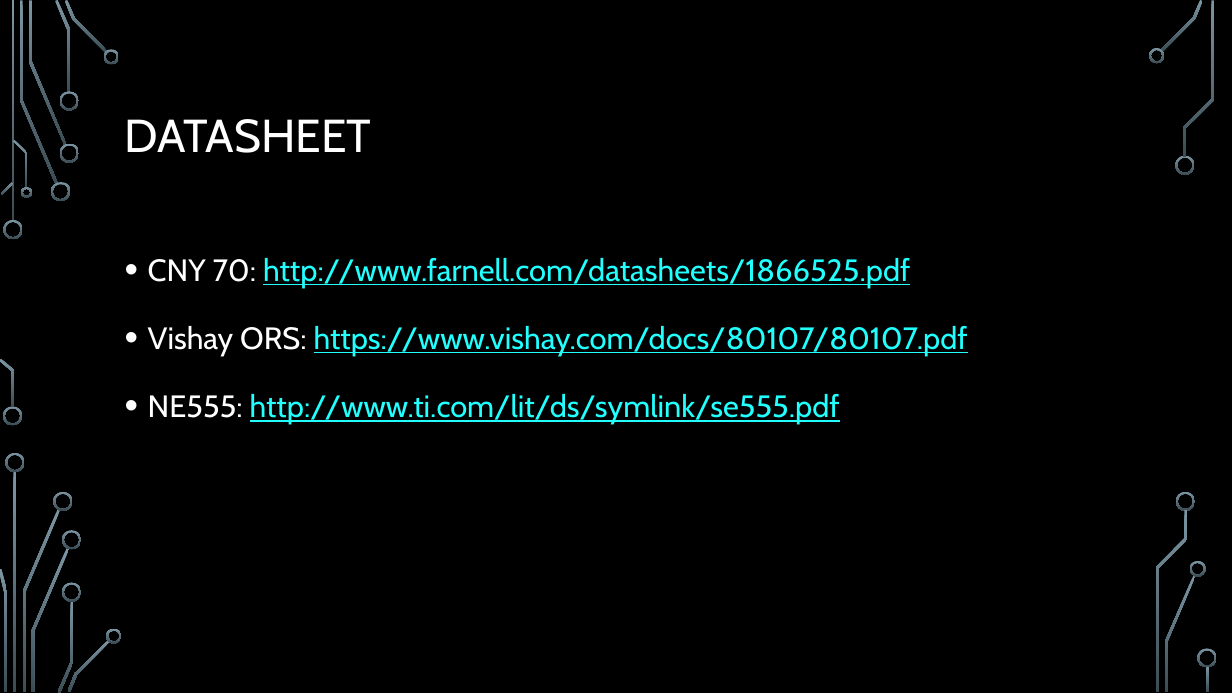
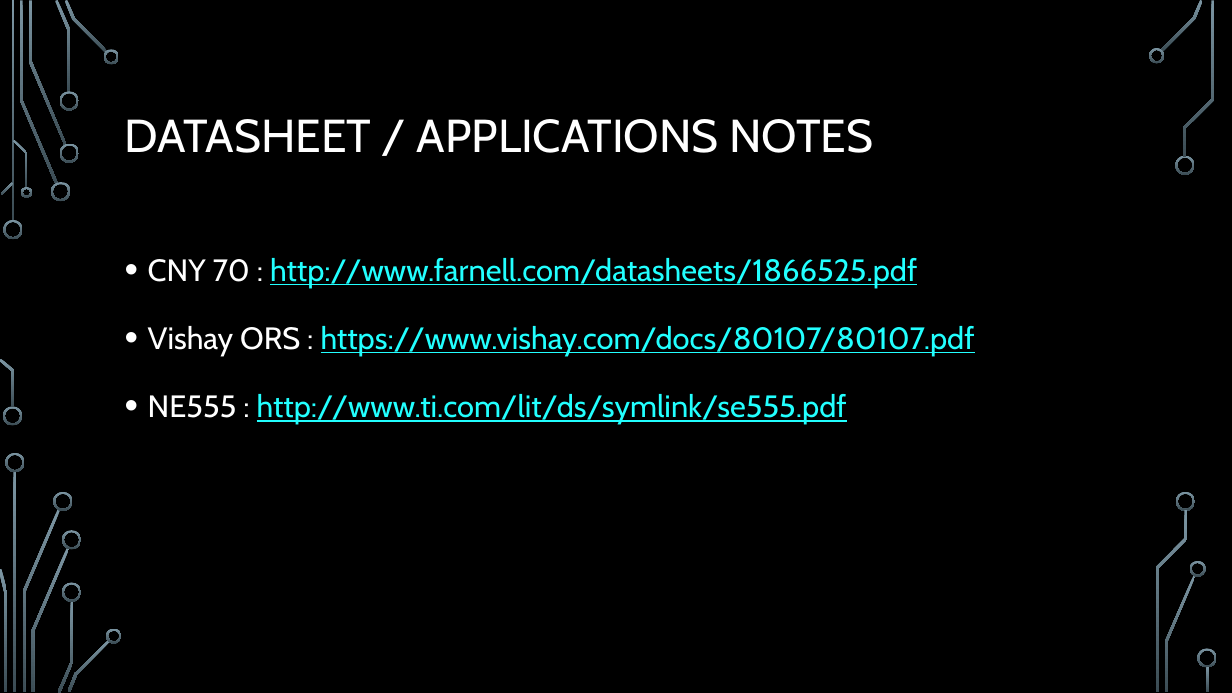
Before and after one commit to robotronik/conferences, a slide deck: slide 7 of Conc_elec/pres/Conception_Elec.pptx (slide 6 before the commit). Drawn at 1232x693 pixels with LibreOffice and Linux fonts; fonts in the diff are those of the drawing; background and template pictures are left out. Boxes give left, top, right and bottom in pixels: in the first picture for what was removed or moved away, otherwise in the second. Text is boxed around its words. In the diff, an @@ line names an element or a change of style, - is before the commit and + after.

```diff
--- a/Conc_elec/pres/Conception_Elec.pptx
+++ b/Conc_elec/pres/Conception_Elec.pptx
@@ title at (125, 119, 873, 153): text changed @@
-DATASHEET
+DATASHEET / APPLICATIONS NOTES
@@ text at (148, 258, 975, 424): spaces changed @@
-• CNY 70: http://www.farnell.com/datasheets/1866525.pdf
-• Vishay ORS: https://www.vishay.com/docs/80107/80107.pdf
-• NE555: http://www.ti.com/lit/ds/symlink/se555.pdf
+• CNY 70 : http://www.farnell.com/datasheets/1866525.pdf
+• Vishay ORS : https://www.vishay.com/docs/80107/80107.pdf
+• NE555 : http://www.ti.com/lit/ds/symlink/se555.pdf
```
Also in this commit, not shown: 19 other slides changed, 9 slides added.
